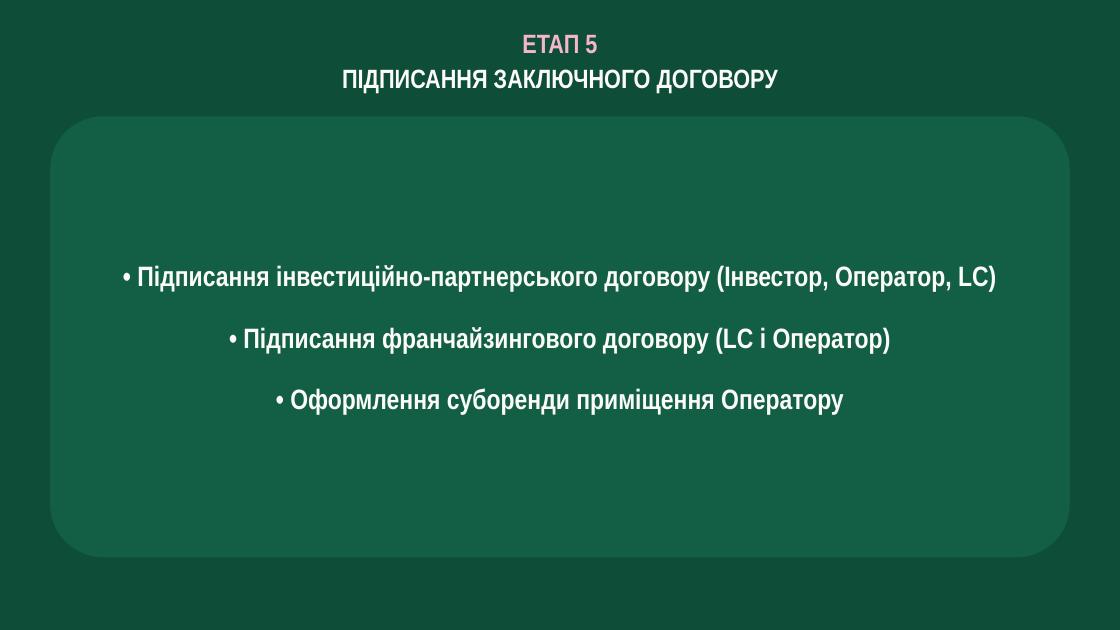
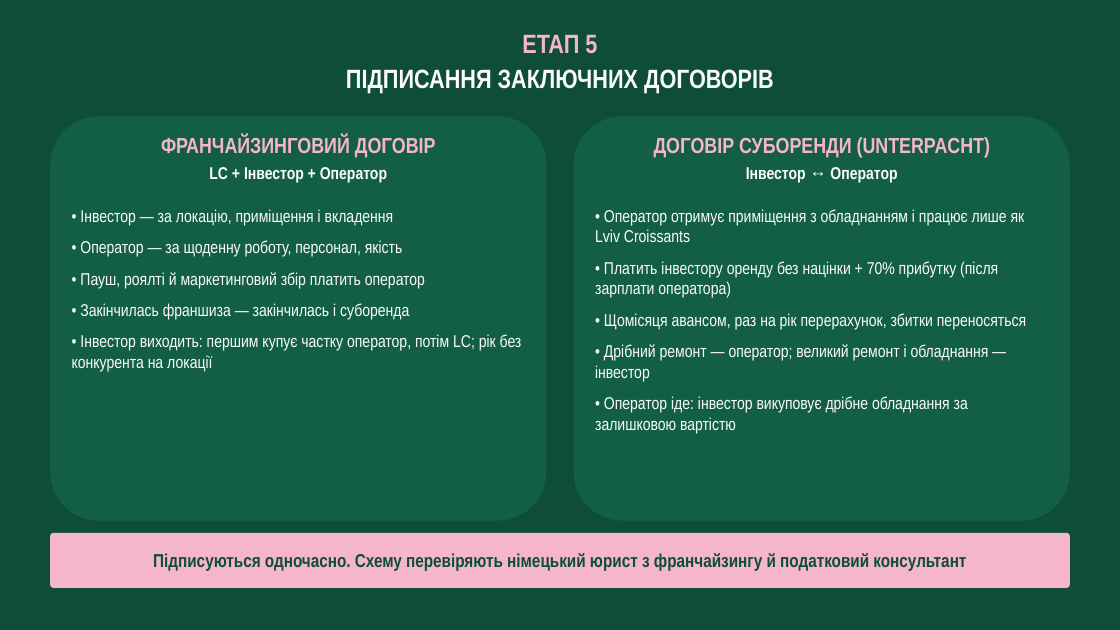
Before and after one commit to denfidiriv-cmyk/xcrypto, a slide deck: slide 1 of stage5_slide.pptx. Drawn at 1120x630 pixels with LibreOffice and Linux fonts; fonts in the diff are those of the drawing. Boxes give left, top, right and bottom in pixels: in the first picture for what was removed or moved away, otherwise in the second. Text is boxed around its words. In the diff, an @@ line names an element or a change of style, - is before the commit and + after.

```diff
--- a/stage5_slide.pptx
+++ b/stage5_slide.pptx
@@ text at bbox=[346, 69, 774, 93]: text changed @@
-ПІДПИСАННЯ ЗАКЛЮЧНОГО ДОГОВОРУ
+ПІДПИСАННЯ ЗАКЛЮЧНИХ ДОГОВОРІВ
@@ rounded rectangle: place and size @@
-rounded rectangle at bbox=[50, 116, 1070, 557]
+rounded rectangle at bbox=[50, 116, 547, 521]
@@ rounded rectangle added at bbox=[573, 116, 1070, 521], fill #135F45 @@
@@ text "ФРАНЧАЙЗИНГОВИЙ ДОГОВІР" at bbox=[161, 135, 436, 183]: vertical alignment middle to top @@
@@ text at bbox=[161, 135, 436, 183]: text changed; size 36 to 28 pt; text colour #FBFBF8 to #F4B6C8 @@
-• Підписання інвестиційно-партнерського договору (Інвестор, Оператор, LC)
-• Підписання франчайзингового договору (LC і Оператор)
-• Оформлення суборенди приміщення Оператору
+ФРАНЧАЙЗИНГОВИЙ ДОГОВІР
+LC + Інвестор + Оператор
@@ text added at bbox=[654, 137, 990, 183], 28 pt, text #F4B6C8, bold @@
+ДОГОВІР СУБОРЕНДИ (UNTERPACHT)
+Інвестор ↔ Оператор
@@ text added at bbox=[72, 209, 522, 372], 22 pt, text #FBFBF8 @@
+• Інвестор — за локацію, приміщення і вкладення
+• Оператор — за щоденну роботу, персонал, якість
+• Пауш, роялті й маркетинговий збір платить оператор
+• Закінчилась франшиза — закінчилась і суборенда
+• Інвестор виходить: першим купує частку оператор, потім LC; рік без конкурента на локації
@@ text added at bbox=[595, 209, 1026, 433], 22 pt, text #FBFBF8 @@
+• Оператор отримує приміщення з обладнанням і працює лише як Lviv Croissants
+• Платить інвестору оренду без націнки + 70% прибутку (після зарплати оператора)
+• Щомісяця авансом, раз на рік перерахунок, збитки переносяться
+• Дрібний ремонт — оператор; великий ремонт і обладнання — інвестор
+• Оператор іде: інвестор викуповує дрібне обладнання за залишковою вартістю
@@ rounded rectangle added at bbox=[50, 533, 1070, 587], fill #F4B6C8 @@
@@ text added at bbox=[153, 553, 966, 571], 24 pt, text #0E4D38, bold @@
+Підписуються одночасно. Схему перевіряють німецький юрист з франчайзингу й податковий консультант
```
